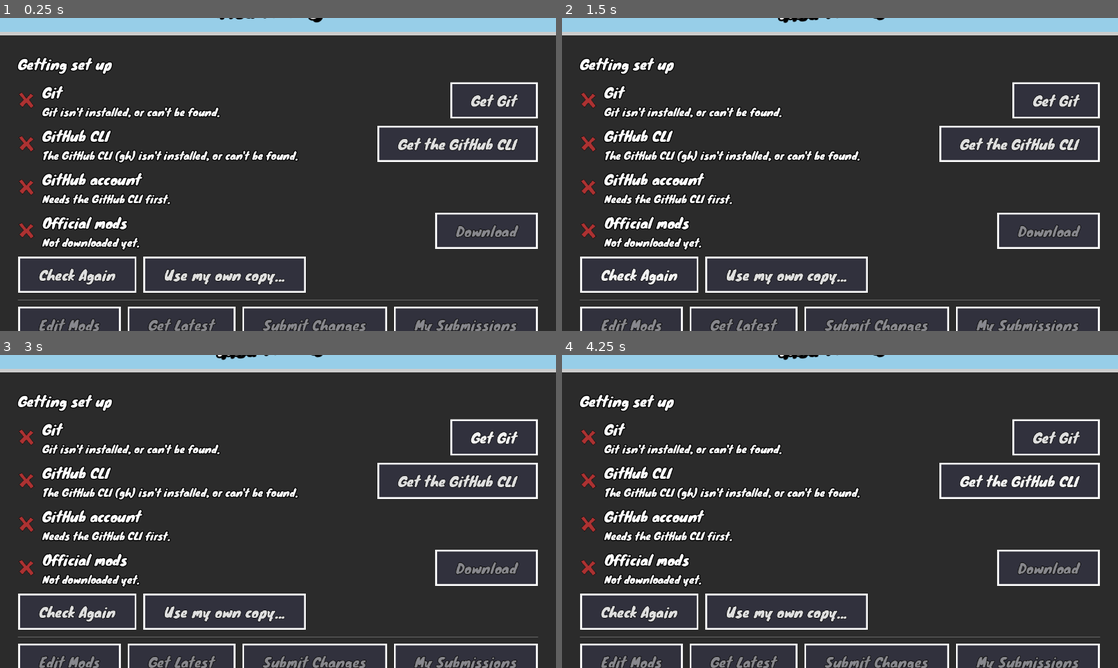
Above: before the commit, frames 1-4 (two rows, left to right).
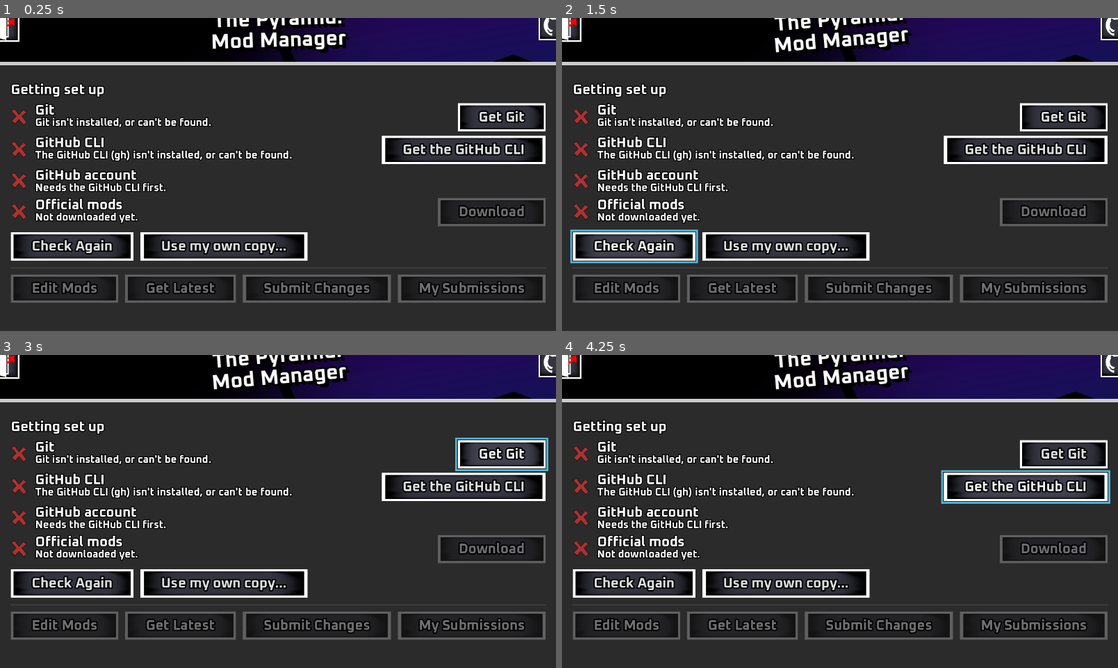
Above: after the commit, the same moments.

Repository: codeWonderland/official-pyramid-mods-manager
Game: Godot game, scene res://source/menus/main_menu.tscn
Same seed, same stepped clock (60 frames per second), same inputs: the game is played once before the commit and once after it.
Inputs:
- Up to frame 1 (0.25 s): no input
- Up to frame 2 (1.5 s): click "Check Again" at 0.5 s; click "Check Again" at 1.25 s
- Up to frame 3 (3 s): click "Check Again" at 2 s; click "Get Git" at 2.75 s
- Up to frame 4 (4.25 s): click "Get the GitHub CLI" at 3.5 s

The runs differ from the first frame. In frame 1, 36% of the frame differs, in the area x 0-100%, y 0-100%; in frame 2, 37%; in frame 3, 36%; in frame 4, 36%.

Commit message:
Match the game's Steam capsule look
Brings the app in line with the game: the capsule background, the Oxanium font
at bold weight, and the game's theme - including hover, press and disabled
feedback on buttons and a focus ring that doesn't mask them. The boot splash and
clear colour move to the background's navy.

The theme is copied from the game as-is. Every asset it shares with the app
already had the same resource ID and identical contents; the font and the
button art are added.

Diff:
--- /dev/null
+++ b/assets/fonts/oxanium.tres
@@ -0,0 +1,9 @@
+[gd_resource type="FontVariation" format=3 uid="uid://b7oxnm1wght7"]
+
+[ext_resource type="FontFile" uid="uid://cakt6d15ayyrp" path="res://assets/fonts/Oxanium-VariableFont_wght.ttf" id="1_oxn"]
+
+[resource]
+base_font = ExtResource("1_oxn")
+variation_opentype = {
+2003265652: 700
+}
--- a/assets/themes/main_theme.tres
+++ b/assets/themes/main_theme.tres
@@ -1,44 +1,144 @@
-[gd_resource type="Theme" load_steps=10 format=3 uid="uid://dkcfibuwqlsb5"]
+[gd_resource type="Theme" format=3 uid="uid://dkcfibuwqlsb5"]
 
-[ext_resource type="FontFile" uid="uid://cm0f7sh1s1552" path="res://assets/fonts/Knewave-Regular.ttf" id="1_3f3va"]
-[ext_resource type="StyleBox" uid="uid://1yr2oyhmdn6y" path="res://assets/themes/style_boxes/button.tres" id="1_axncs"]
+[ext_resource type="FontVariation" uid="uid://b7oxnm1wght7" path="res://assets/fonts/oxanium.tres" id="1_3f3va"]
 [ext_resource type="Texture2D" uid="uid://bakts8eoog0cj" path="res://assets/sprites/ui/icons/confirm.png" id="1_gvtt4"]
 [ext_resource type="StyleBox" uid="uid://bt1fm0linub66" path="res://assets/themes/style_boxes/checkbox.tres" id="2_axncs"]
 [ext_resource type="StyleBox" uid="uid://u1snu468ch3a" path="res://assets/themes/style_boxes/panel_container.tres" id="2_lxams"]
 [ext_resource type="Texture2D" uid="uid://bhgkip670mh4r" path="res://assets/sprites/ui/icons/down-caret.png" id="5_4fp8c"]
 [ext_resource type="StyleBox" uid="uid://c2utbn782dhf3" path="res://assets/themes/style_boxes/selected_button.tres" id="7_0f6i3"]
+[ext_resource type="Texture2D" uid="uid://c1icm337leqt7" path="res://assets/sprites/ui/buttons/blank-card.png" id="8_card"]
+
+[sub_resource type="StyleBoxTexture" id="StyleBoxTexture_card"]
+content_margin_left = 48.0
+content_margin_top = 16.0
+content_margin_right = 48.0
+content_margin_bottom = 16.0
+texture = ExtResource("8_card")
+texture_margin_left = 1.0
+texture_margin_top = 4.0
+texture_margin_right = 1.0
+texture_margin_bottom = 4.0
+region_rect = Rect2(0, 0, 2088.2502, 2991.5942)
+
+[sub_resource type="StyleBoxTexture" id="StyleBoxTexture_card_hover"]
+content_margin_left = 48.0
+content_margin_top = 16.0
+content_margin_right = 48.0
+content_margin_bottom = 16.0
+texture = ExtResource("8_card")
+texture_margin_left = 1.0
+texture_margin_top = 4.0
+texture_margin_right = 1.0
+texture_margin_bottom = 4.0
+region_rect = Rect2(0, 0, 2088.2502, 2991.5942)
+modulate_color = Color(1.25, 1.25, 1.25, 1)
+
+[sub_resource type="StyleBoxTexture" id="StyleBoxTexture_card_pressed"]
+content_margin_left = 48.0
+content_margin_top = 16.0
+content_margin_right = 48.0
+content_margin_bottom = 16.0
+texture = ExtResource("8_card")
+texture_margin_left = 1.0
+texture_margin_top = 4.0
+texture_margin_right = 1.0
+texture_margin_bottom = 4.0
+region_rect = Rect2(0, 0, 2088.2502, 2991.5942)
+modulate_color = Color(0.68, 0.68, 0.68, 1)
+
+[sub_resource type="StyleBoxTexture" id="StyleBoxTexture_card_disabled"]
+content_margin_left = 48.0
+content_margin_top = 16.0
+content_margin_right = 48.0
+content_margin_bottom = 16.0
+texture = ExtResource("8_card")
+texture_margin_left = 1.0
+texture_margin_top = 4.0
+texture_margin_right = 1.0
+texture_margin_bottom = 4.0
+region_rect = Rect2(0, 0, 2088.2502, 2991.5942)
+modulate_color = Color(0.55, 0.55, 0.55, 0.55)
+
+[sub_resource type="StyleBoxFlat" id="StyleBoxFlat_focus_ring"]
+draw_center = false
+border_width_left = 4
+border_width_top = 4
+border_width_right = 4
+border_width_bottom = 4
+border_color = Color(0.30980393, 0.7294118, 0.8745098, 1)
+expand_margin_left = 6.0
+expand_margin_top = 6.0
+expand_margin_right = 6.0
+expand_margin_bottom = 6.0
+
+[sub_resource type="StyleBoxFlat" id="StyleBoxFlat_selectable_hover"]
+content_margin_left = 48.0
+content_margin_top = 16.0
+content_margin_right = 48.0
+content_margin_bottom = 16.0
+bg_color = Color(0.28235295, 0.28235295, 0.28235295, 1)
+border_width_left = 4
+border_width_top = 4
+border_width_right = 4
+border_width_bottom = 4
+border_color = Color(1, 1, 1, 1)
+
+[sub_resource type="StyleBoxFlat" id="StyleBoxFlat_checkbox_hover"]
+bg_color = Color(0.68235296, 0.89803922, 0.96862745, 1)
+border_width_left = 8
+border_width_top = 8
+border_width_right = 8
+border_width_bottom = 8
+border_color = Color(0.30980393, 0.7294118, 0.8745098, 1)
+
+[sub_resource type="StyleBoxFlat" id="StyleBoxFlat_checkbox_pressed"]
+bg_color = Color(0.41960785, 0.69803923, 0.79607844, 1)
+border_width_left = 8
+border_width_top = 8
+border_width_right = 8
+border_width_bottom = 8
+border_color = Color(0.21960784, 0.52156863, 0.62352943, 1)
+
+[sub_resource type="StyleBoxFlat" id="StyleBoxFlat_option_hover"]
+bg_color = Color(0.41960785, 0.81960785, 0.9411765, 1)
+
+[sub_resource type="StyleBoxFlat" id="StyleBoxFlat_option_pressed"]
+bg_color = Color(0.21960784, 0.54901963, 0.68235296, 1)
 
 [sub_resource type="ImageTexture" id="ImageTexture_4fp8c"]
+
+[sub_resource type="StyleBoxFlat" id="StyleBoxFlat_luy55"]
+bg_color = Color(0.30980393, 0.7294118, 0.8745098, 1)
 
 [sub_resource type="ImageTexture" id="ImageTexture_0f6i3"]
 
 [resource]
 BigTitle/base_type = &"Label"
 BigTitle/colors/font_shadow_color = Color(0, 0, 0, 1)
-BigTitle/constants/line_spacing = -16
+BigTitle/constants/line_spacing = 0
 BigTitle/constants/outline_size = 16
 BigTitle/constants/shadow_offset_x = 8
 BigTitle/constants/shadow_offset_y = 8
 BigTitle/font_sizes/font_size = 48
 Button/colors/font_outline_color = Color(0, 0, 0, 1)
-Button/constants/outline_size = 4
+Button/constants/outline_size = 12
 Button/font_sizes/font_size = 32
-Button/styles/disabled = ExtResource("1_axncs")
-Button/styles/focus = ExtResource("1_axncs")
-Button/styles/hover = ExtResource("1_axncs")
-Button/styles/normal = ExtResource("1_axncs")
-Button/styles/pressed = ExtResource("1_axncs")
+Button/styles/disabled = SubResource("StyleBoxTexture_card_disabled")
+Button/styles/focus = SubResource("StyleBoxFlat_focus_ring")
+Button/styles/hover = SubResource("StyleBoxTexture_card_hover")
+Button/styles/normal = SubResource("StyleBoxTexture_card")
+Button/styles/pressed = SubResource("StyleBoxTexture_card_pressed")
 CheckBox/icons/checked = ExtResource("1_gvtt4")
 CheckBox/icons/unchecked = SubResource("ImageTexture_4fp8c")
 CheckBox/styles/disabled = ExtResource("2_axncs")
-CheckBox/styles/focus = ExtResource("2_axncs")
-CheckBox/styles/hover = ExtResource("2_axncs")
-CheckBox/styles/hover_pressed = ExtResource("2_axncs")
+CheckBox/styles/focus = SubResource("StyleBoxFlat_focus_ring")
+CheckBox/styles/hover = SubResource("StyleBoxFlat_checkbox_hover")
+CheckBox/styles/hover_pressed = SubResource("StyleBoxFlat_checkbox_pressed")
 CheckBox/styles/normal = ExtResource("2_axncs")
-CheckBox/styles/pressed = ExtResource("2_axncs")
+CheckBox/styles/pressed = SubResource("StyleBoxFlat_checkbox_pressed")
 ExtraLargeTitle/base_type = &"Label"
 ExtraLargeTitle/colors/font_shadow_color = Color(0, 0, 0, 1)
-ExtraLargeTitle/constants/line_spacing = -24
+ExtraLargeTitle/constants/line_spacing = 0
 ExtraLargeTitle/constants/outline_size = 16
 ExtraLargeTitle/constants/shadow_offset_x = 8
 ExtraLargeTitle/constants/shadow_offset_y = 8
@@ -54,7 +154,7 @@
 MarginContainer/constants/margin_top = 16
 MediumTitle/base_type = &"Label"
 MediumTitle/colors/font_shadow_color = Color(0, 0, 0, 1)
-MediumTitle/constants/line_spacing = -16
+MediumTitle/constants/line_spacing = 0
 MediumTitle/constants/outline_size = 16
 MediumTitle/constants/shadow_offset_x = 6
 MediumTitle/constants/shadow_offset_y = 6
@@ -64,6 +164,11 @@
 OptionButton/constants/outline_size = 8
 OptionButton/font_sizes/font_size = 32
 OptionButton/icons/arrow = ExtResource("5_4fp8c")
+OptionButton/styles/focus = SubResource("StyleBoxFlat_focus_ring")
+OptionButton/styles/hover = SubResource("StyleBoxFlat_option_hover")
+OptionButton/styles/hover_mirrored = SubResource("StyleBoxFlat_option_hover")
+OptionButton/styles/normal = SubResource("StyleBoxFlat_luy55")
+OptionButton/styles/pressed = SubResource("StyleBoxFlat_option_pressed")
 PanelContainer/styles/panel = ExtResource("2_lxams")
 PopupMenu/font_sizes/font_size = 40
 PopupMenu/icons/radio_checked = ExtResource("1_gvtt4")
@@ -71,8 +176,11 @@
 RichTextLabel/constants/outline_size = 8
 RichTextLabel/font_sizes/normal_font_size = 32
 SelectableButton/base_type = &"Button"
+SelectableButton/styles/hover = SubResource("StyleBoxFlat_selectable_hover")
 SelectableButton/styles/focus = ExtResource("7_0f6i3")
 SelectableButton/styles/pressed = ExtResource("7_0f6i3")
+SmallCheckBox/base_type = &"CheckBox"
+SmallCheckBox/font_sizes/font_size = 22
 SmallLabel/base_type = &"Label"
-SmallLabel/constants/line_spacing = -8
+SmallLabel/constants/line_spacing = 0
 SmallLabel/font_sizes/font_size = 24
--- a/project.godot
+++ b/project.godot
@@ -14,7 +14,7 @@
 config/version="1.0.0"
 run/main_scene="uid://ctf5sb112jkcq"
 config/features=PackedStringArray("4.5", "GL Compatibility")
-boot_splash/bg_color=Color(0.56078434, 0.8235294, 0.91764706, 1)
+boot_splash/bg_color=Color(0.019607844, 0.07450981, 0.18431373, 1)
 boot_splash/image="uid://u52jchngj51e"
 config/icon="uid://betxlbc4jxcah"
 
@@ -35,7 +35,7 @@
 [gui]
 
 theme/custom="uid://dkcfibuwqlsb5"
-theme/custom_font="uid://cm0f7sh1s1552"
+theme/custom_font="uid://b7oxnm1wght7"
 
 [input]
 
@@ -49,4 +49,4 @@
 
 renderer/rendering_method="gl_compatibility"
 renderer/rendering_method.mobile="gl_compatibility"
-environment/defaults/default_clear_color=Color(0.56078434, 0.8235294, 0.91764706, 1)
+environment/defaults/default_clear_color=Color(0.019607844, 0.07450981, 0.18431373, 1)
Binary file added: assets/fonts/Oxanium-VariableFont_wght.ttf
Not shown, added: assets/fonts/Oxanium-VariableFont_wght.ttf.import
Binary file changed: assets/sprites/ui/background.png
Binary file added: assets/sprites/ui/buttons/blank-card.png
Not shown, added: assets/sprites/ui/buttons/blank-card.png.import
